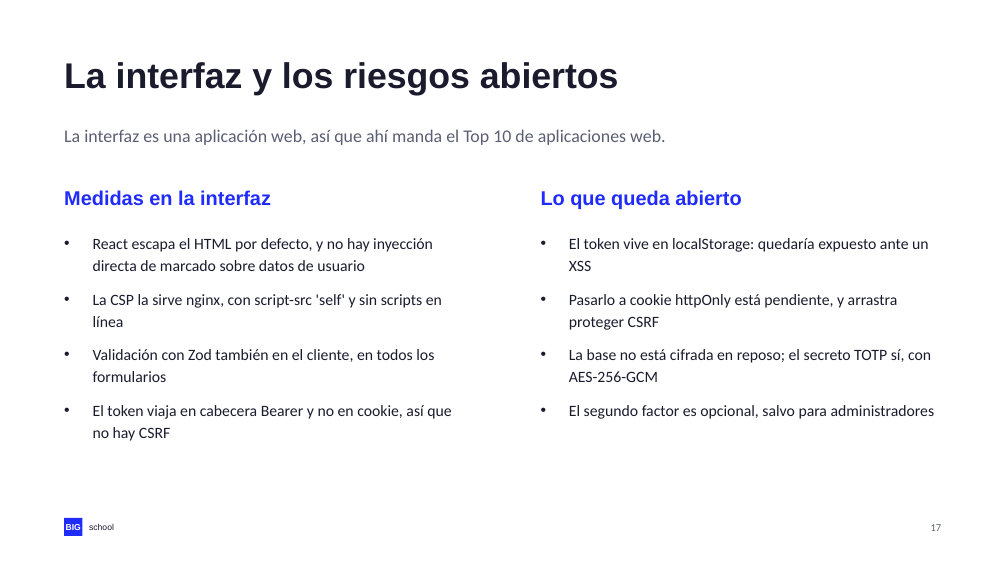
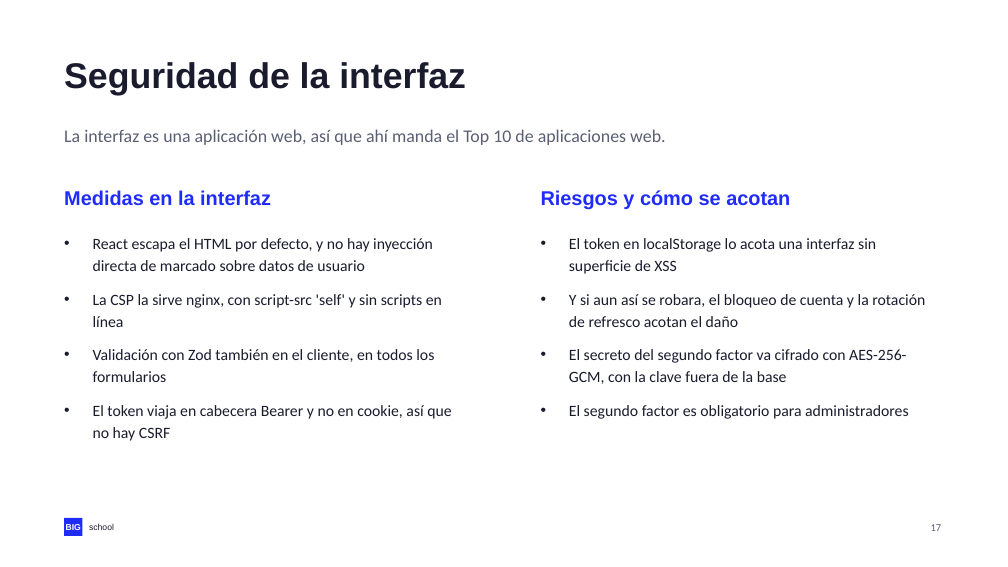
Before and after one commit to NovilloQuinta/intelligent-automotive-diagnostics, a slide deck: slide 17 of docs/presentacion/tfm-intelligent-automotive-diagnostics.pptx. Drawn at 1008x567 pixels with LibreOffice and Linux fonts; fonts in the diff are those of the drawing. Boxes give left, top, right and bottom in pixels: in the first picture for what was removed or moved away, otherwise in the second. Text is boxed around its words. In the diff, an @@ line names an element or a change of style, - is before the commit and + after.

Commit message:
docs(tfm): la 17 cuenta las mitigaciones, no una lista de agujeros

```diff
--- a/docs/presentacion/tfm-intelligent-automotive-diagnostics.pptx
+++ b/docs/presentacion/tfm-intelligent-automotive-diagnostics.pptx
@@ text at box(64, 62, 466, 95): text changed @@
-La interfaz y los riesgos abiertos
+Seguridad de la interfaz
@@ text at box(541, 190, 790, 209): text changed @@
-Lo que queda abierto
+Riesgos y cómo se acotan
@@ text at box(569, 238, 925, 419): text changed @@
-• El token vive en localStorage: quedaría expuesto ante un XSS
-• Pasarlo a cookie httpOnly está pendiente, y arrastra proteger CSRF
-• La base no está cifrada en reposo; el secreto TOTP sí, con AES-256-GCM
-• El segundo factor es opcional, salvo para administradores
+• El token en localStorage lo acota una interfaz sin superficie de XSS
+• Y si aun así se robara, el bloqueo de cuenta y la rotación de refresco acotan el daño
+• El secreto del segundo factor va cifrado con AES-256-GCM, con la clave fuera de la base
+• El segundo factor es obligatorio para administradores
```
Also in this commit, not shown: 3 other files.
